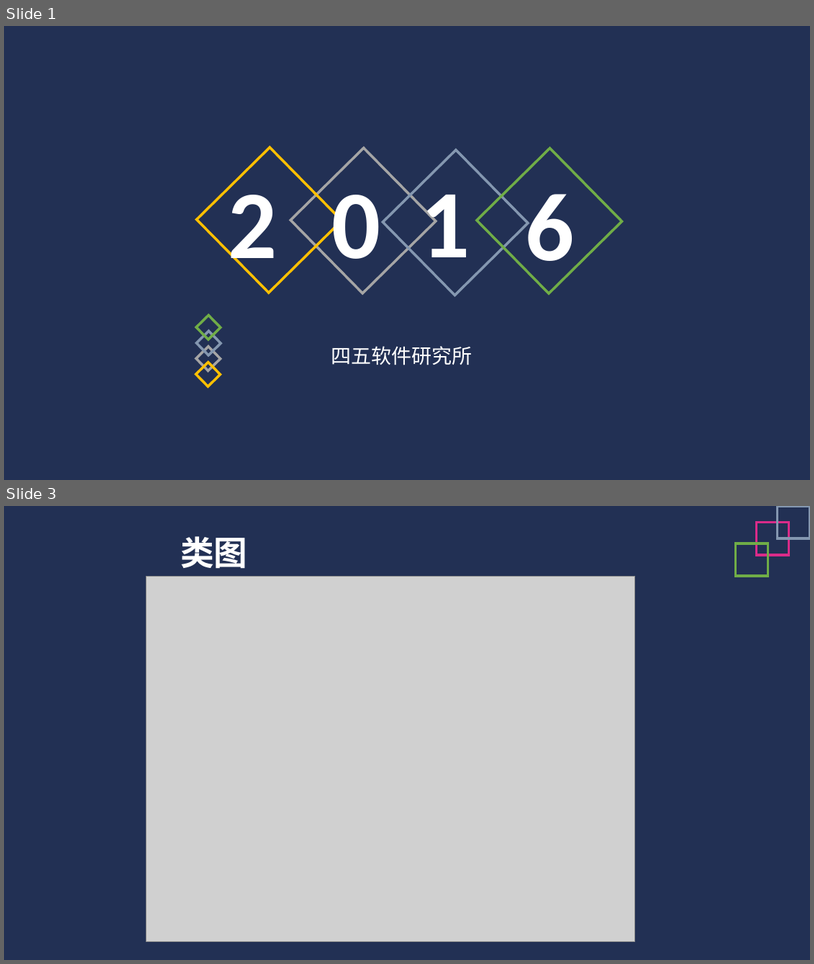
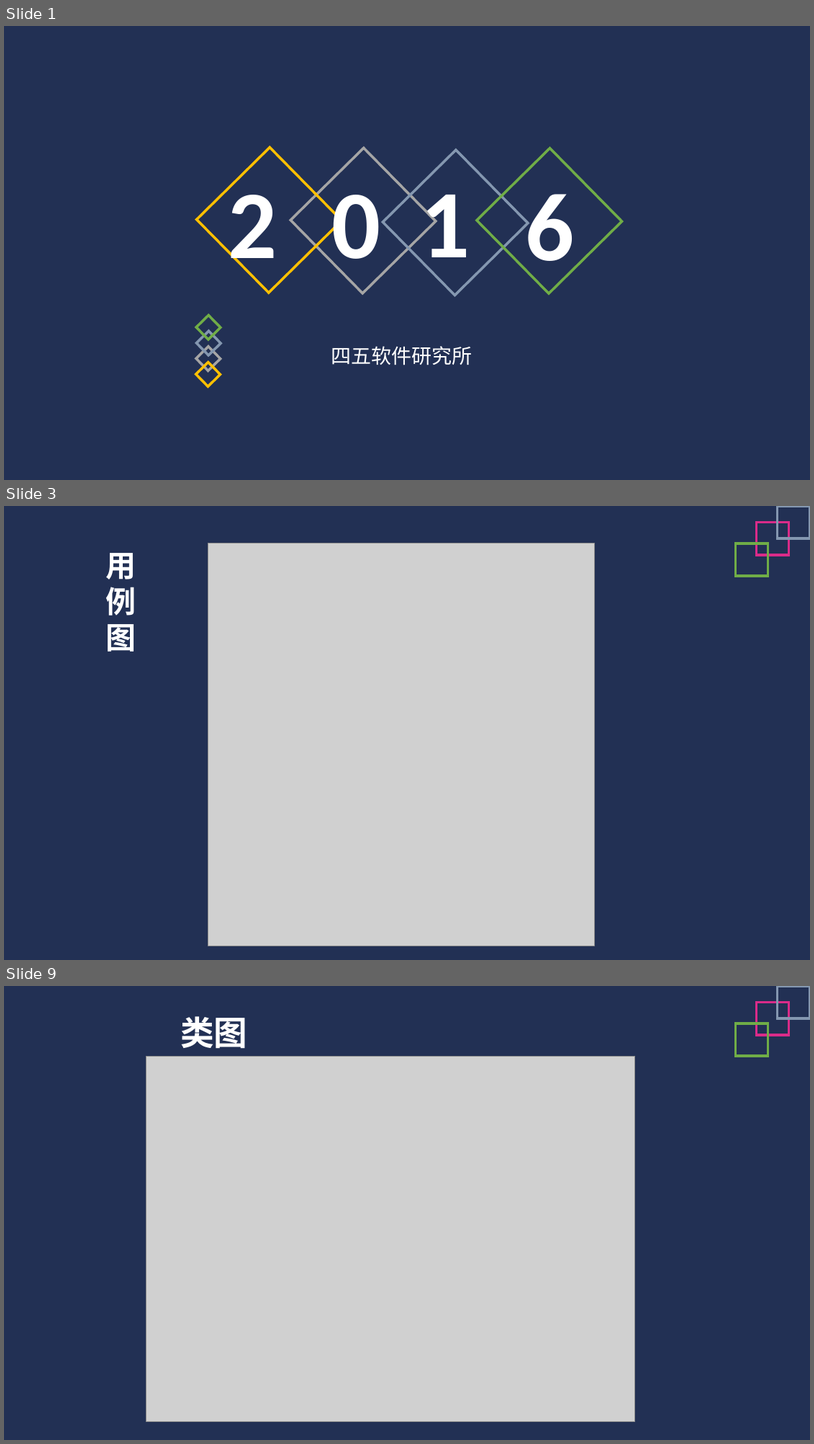
Before and after one commit to Glossy/WebEngineering, a slide deck: 应用建模.pptx. Shown one above the other, each under a label of ours: slides 1 and 3 before the commit, slides 1, 3 and 9 after it; the slides between them are not shown. The pictures are 814x964 and 814x1444 pixels, drawn with LibreOffice and Linux fonts; fonts in the diff are those of the drawing; grey boxes stand for pictures. Boxes give left, top, right and bottom in pixels: in the first picture for what was removed or moved away, otherwise in the second. Text is boxed around its words. In the diff, an @@ line names an element or a change of style, - is before the commit and + after.

```diff
--- a/应用建模.pptx
+++ b/应用建模.pptx
@@ slide 3 added at <box>4,506,810,960</box>, background #FFFFFF; not listed: 2 template elements that a slide beside it also shows @@
@@ rectangle added at <box>757,523,790,555</box>, outline #DA2B89 3 pt @@
@@ rectangle added at <box>778,506,810,538</box>, outline #8497B0 3 pt @@
@@ picture added at <box>208,543,595,946</box> @@
@@ rectangle added at <box>736,543,769,576</box>, outline #70AD47 3 pt @@
@@ text added at <box>106,553,136,651</box>, 36 pt, text #FFFFFF, bold @@
+用
+例
+图
@@ what was slide 3 is now slide 9 @@
```
Also in this commit, not shown: 1 slide changed, 5 other slides added, 3 other files.
